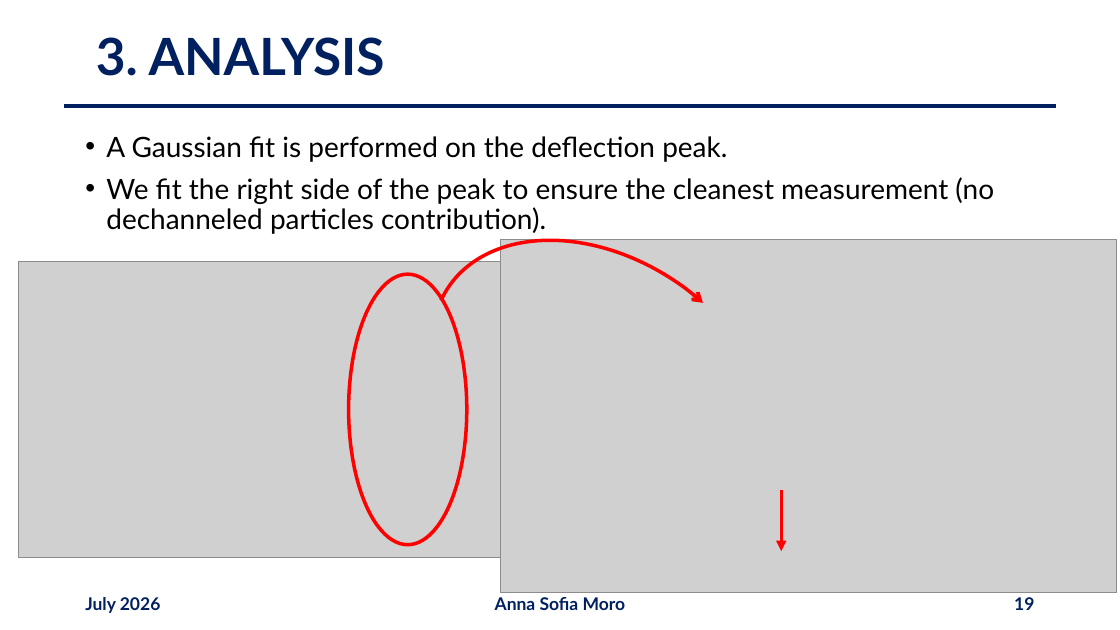
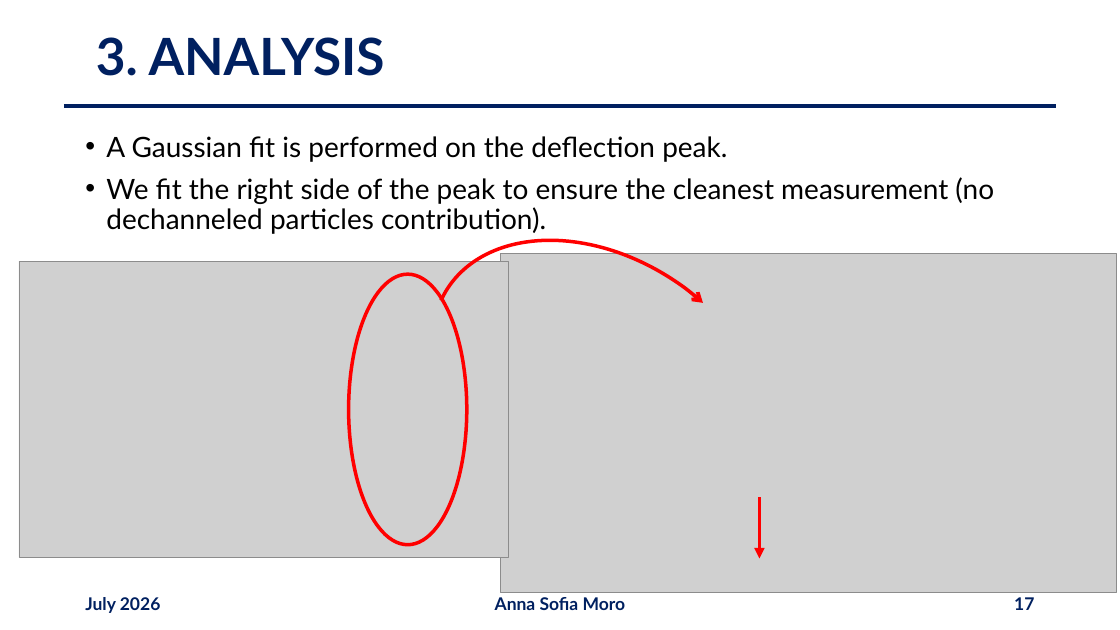
Before and after one commit to annaasofia/tesi, a slide deck: slide 17 of slides/week5.pptx (slide 19 before the commit). Drawn at 1120x630 pixels with LibreOffice and Linux fonts; fonts in the diff are those of the drawing; grey boxes stand for pictures. Boxes give left, top, right and bottom in pixels: in the first picture for what was removed or moved away, otherwise in the second. Text is boxed around its words. In the diff, an @@ line names an element or a change of style, - is before the commit and + after.

```diff
--- a/slides/week5.pptx
+++ b/slides/week5.pptx
@@ picture: place and size @@
-picture at (19, 261, 501, 557)
+picture at (19, 261, 509, 558)
@@ picture: place and size @@
-picture at (501, 239, 1117, 592)
+picture at (501, 253, 1117, 592)
@@ arrow moved from (781, 490) - (781, 551) to (760, 497) - (760, 559) @@
@@ page number at (1014, 597, 1034, 610): text changed @@
-19
+17
```
Also in this commit, not shown: 16 other slides changed, 1 slide added, 2 slides removed, 1 other file.
